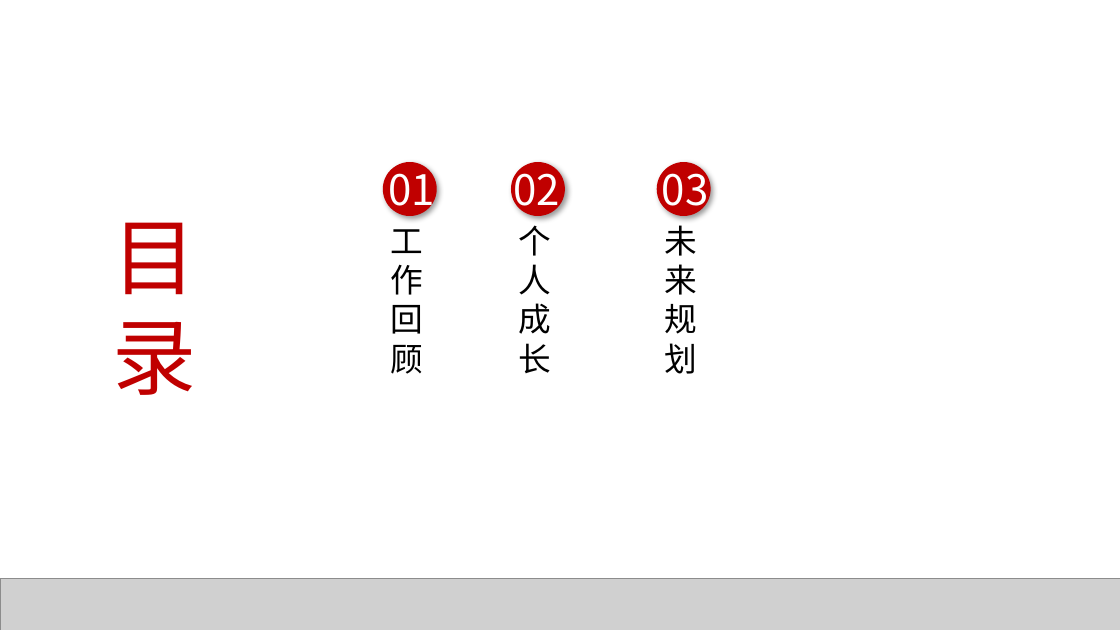
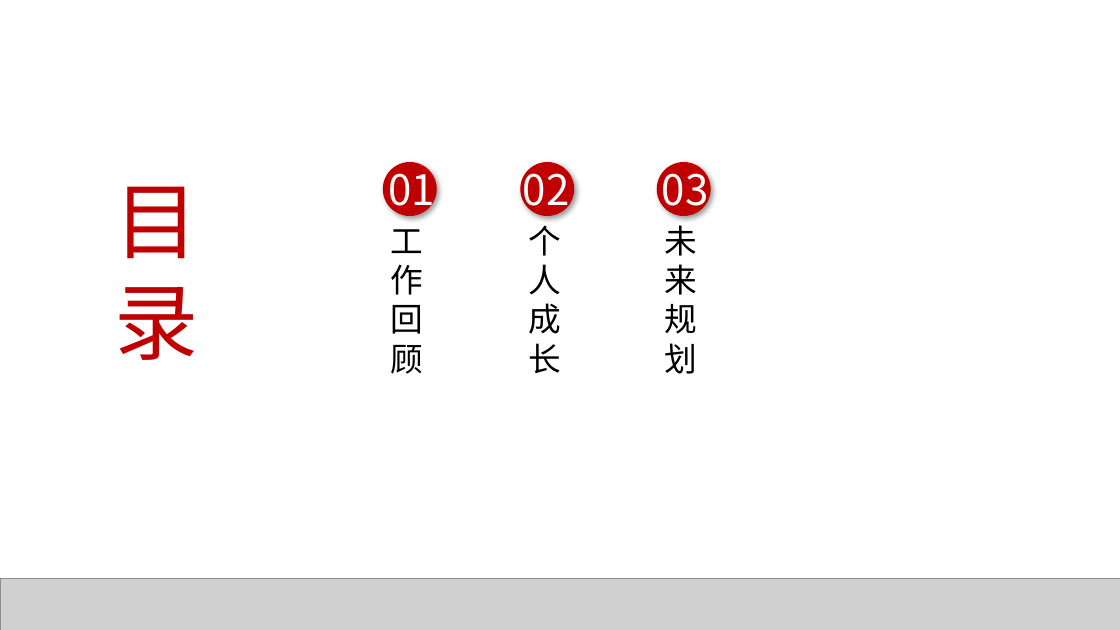
Before and after one commit to lsl645031854/ppt, a slide deck: slide 2 of 述职报告-李帅领.pptx. Drawn at 1120x630 pixels with LibreOffice and Linux fonts; fonts in the diff are those of the drawing; grey boxes stand for pictures. Boxes give left, top, right and bottom in pixels: in the first picture for what was removed or moved away, otherwise in the second. Text is boxed around its words. In the diff, an @@ line names an element or a change of style, - is before the commit and + after.

```diff
--- a/述职报告-李帅领.pptx
+++ b/述职报告-李帅领.pptx
@@ text "目录": place and size @@
-text "目录" at box(113, 222, 197, 395)
+text "目录" at box(114, 186, 198, 360)
@@ 2 texts, 1 ellipse: place and size @@
-2 texts, 1 ellipse at box(511, 162, 565, 373)
+2 texts, 1 ellipse at box(520, 162, 574, 373)
```
Also in this commit, not shown: 2 other slides changed.
